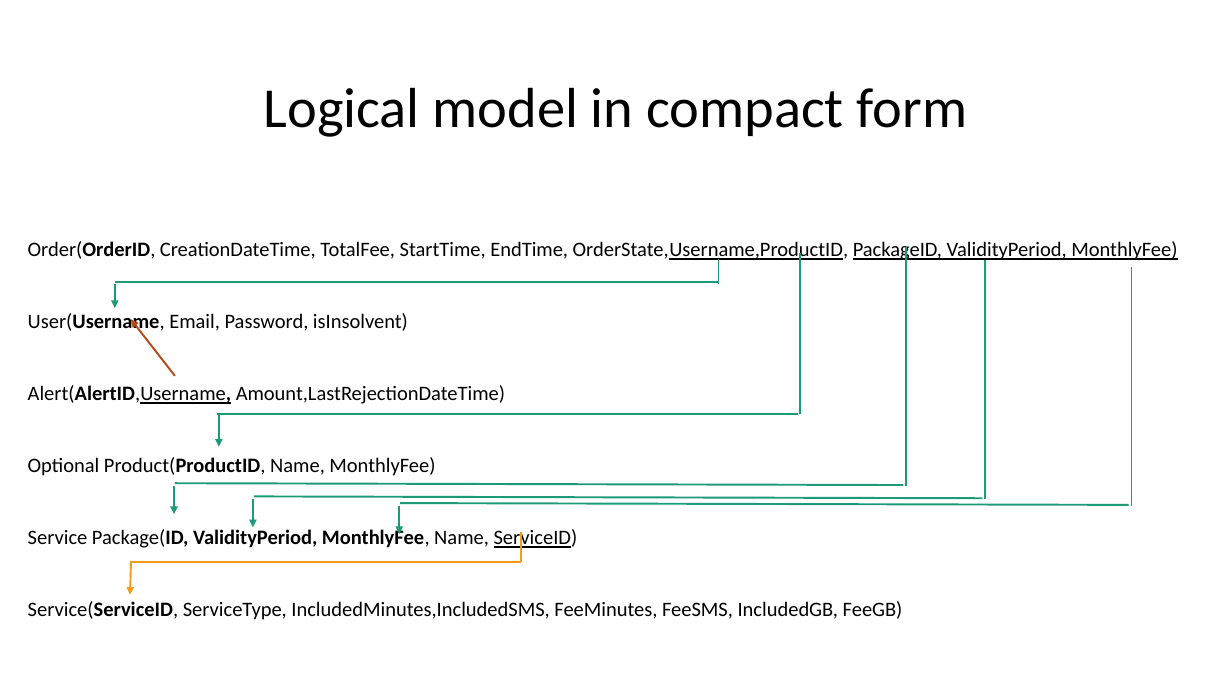
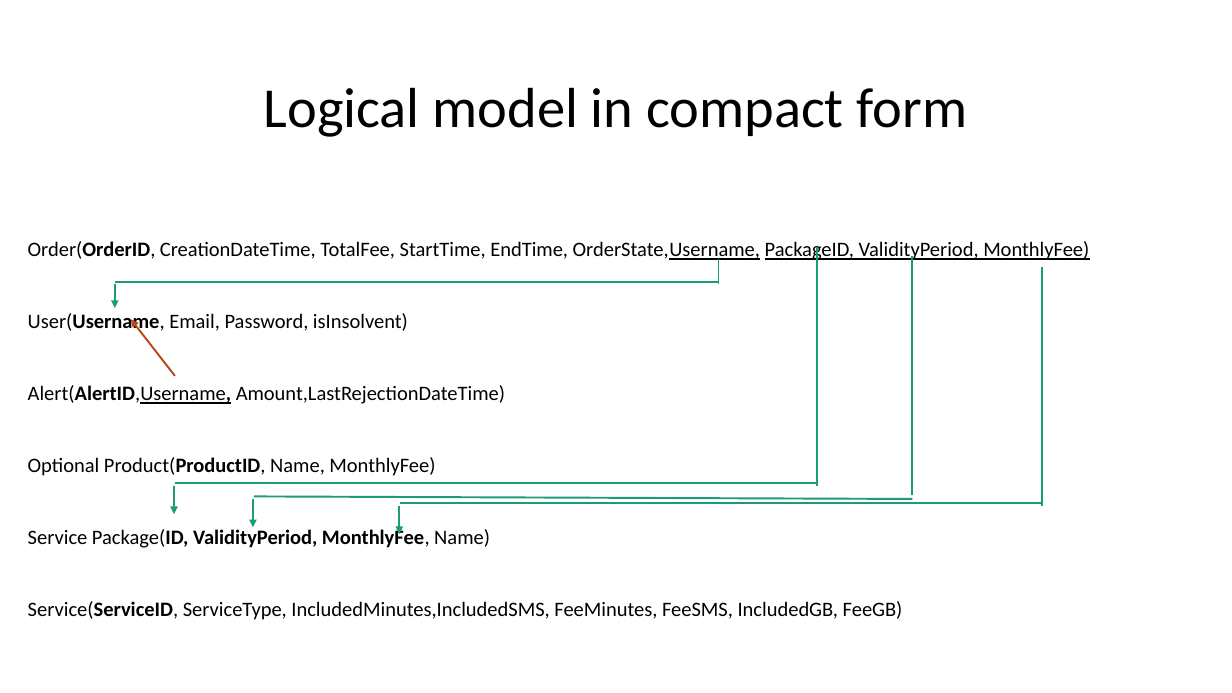
Before and after one commit to priscia99/databases-2-project, a slide deck: slide 1 of Deliverables/Relational Model.pptx. Drawn at 1232x693 pixels with LibreOffice and Linux fonts; fonts in the diff are those of the drawing. Boxes give left, top, right and bottom in pixels: in the first picture for what was removed or moved away, otherwise in the second. Text is boxed around its words. In the diff, an @@ line names an element or a change of style, - is before the commit and + after.

```diff
--- a/Deliverables/Relational Model.pptx
+++ b/Deliverables/Relational Model.pptx
@@ subtitle at box(28, 241, 1089, 262): text changed @@
-Order(OrderID, CreationDateTime, TotalFee, StartTime, EndTime, OrderState,Username,ProductID, PackageID, ValidityPeriod, MonthlyFee)
+Order(OrderID, CreationDateTime, TotalFee, StartTime, EndTime, OrderState,Username, PackageID, ValidityPeriod, MonthlyFee)
@@ line removed from (800, 415) to (800, 253) @@
@@ line moved from (907, 486) - (907, 247) to (818, 486) - (818, 247) @@
@@ line moved from (985, 499) - (985, 260) to (913, 495) - (913, 257) @@
@@ line moved from (1132, 506) - (1132, 267) to (1043, 506) - (1043, 267) @@
@@ line removed from (217, 415) to (799, 415) @@
@@ arrow removed from (219, 415) to (219, 446) @@
@@ line moved from (175, 483) - (904, 485) to (175, 483) - (818, 483) @@
@@ line moved from (254, 496) - (982, 498) to (254, 496) - (913, 499) @@
@@ line moved from (400, 503) - (1129, 505) to (400, 503) - (1043, 503) @@
@@ subtitle at box(28, 527, 490, 548): text changed; bold on @@
-Service Package(ID, ValidityPeriod, MonthlyFee, Name, ServiceID)
+Service Package(ID, ValidityPeriod, MonthlyFee, Name)
@@ line removed from (521, 563) to (521, 532) @@
@@ line removed from (130, 563) to (521, 563) @@
@@ arrow removed from (131, 563) to (130, 595) @@
```
Also in this commit, not shown: 1 other file.
